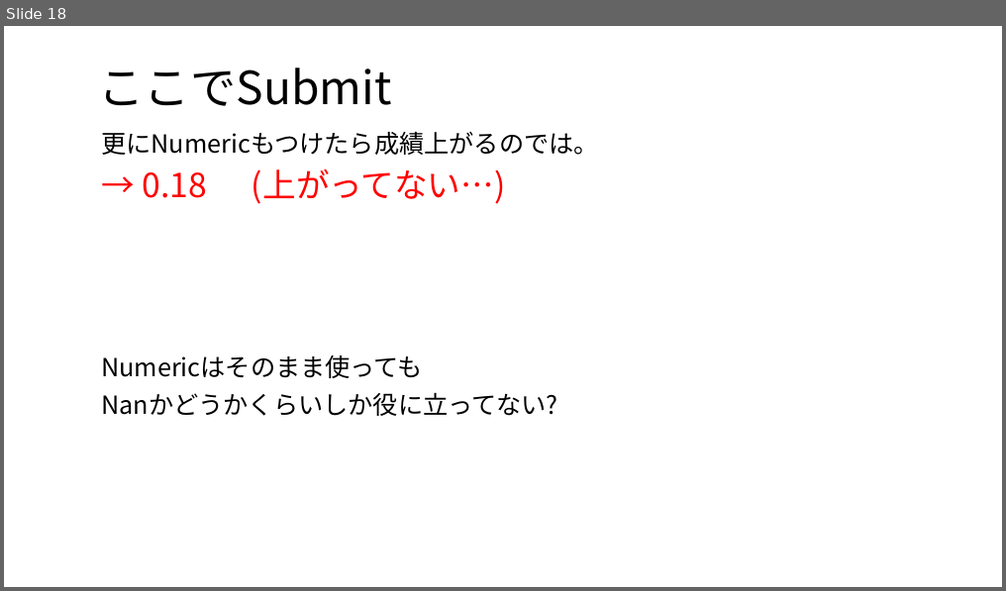
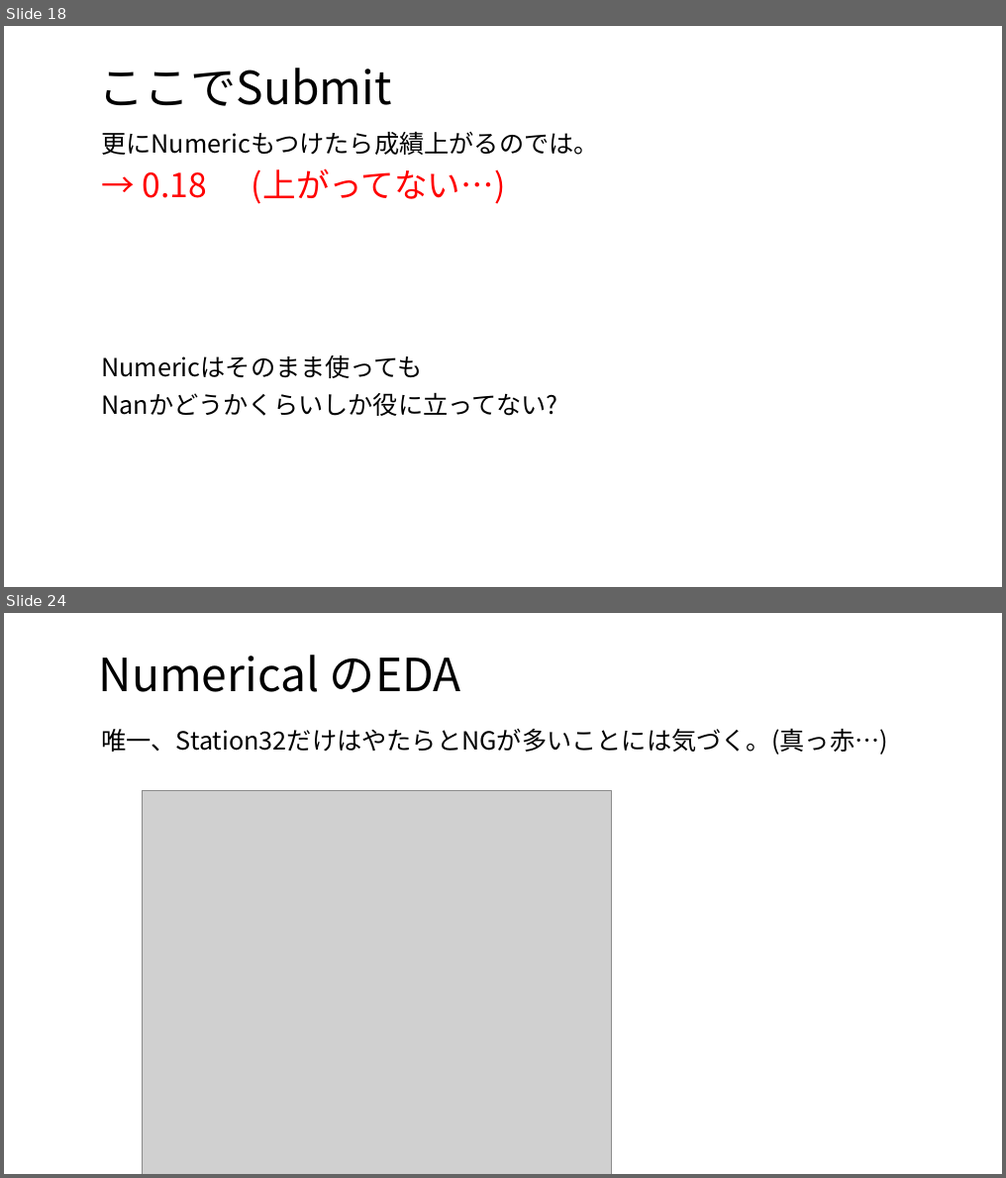
Before and after one commit to uetsu840/kaggle_bosch, a slide deck: 発表資料.pptx. Shown one above the other, each under a label of ours: slide 18 before the commit, slides 18 and 24 after it; the slides between them are not shown. The pictures are 1006x591 and 1006x1178 pixels, drawn with LibreOffice and Linux fonts; fonts in the diff are those of the drawing; grey boxes stand for pictures. Boxes give left, top, right and bottom in pixels: in the first picture for what was removed or moved away, otherwise in the second. Text is boxed around its words. In the diff, an @@ line names an element or a change of style, - is before the commit and + after.

```diff
--- a/発表資料.pptx
+++ b/発表資料.pptx
@@ slide 24 added at box(4, 613, 1002, 1174), background #FFFFFF @@
@@ title added at box(99, 655, 461, 693), 44 pt, text #000000 @@
+Numerical のEDA
@@ text added at box(101, 728, 888, 755), 24 pt, text #000000 @@
+唯一、Station32だけはやたらとNGが多いことには気づく。(真っ赤…)
@@ picture added at box(142, 791, 612, 1174) @@
```
Also in this commit, not shown: 3 slides changed, 3 other slides added, 2 other files.
